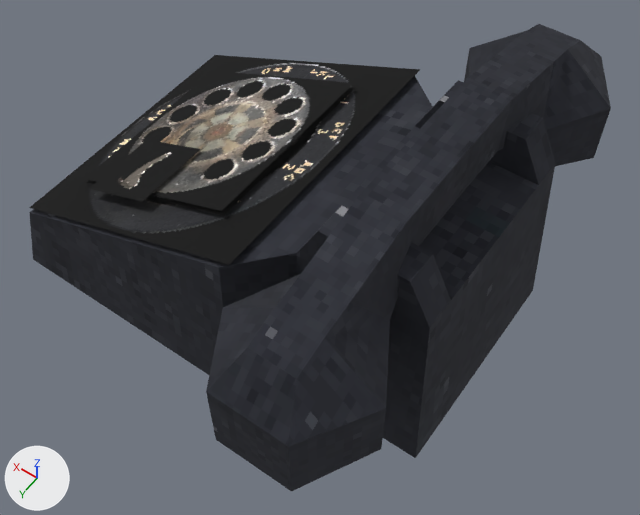
Two versions of the glTF model assets/scenes/phone/model/Phone.glb, one commit apart.
One viewpoint serves both versions: a camera (50 mm lens) standing at (-2.98, 4.31, 6.41) and looking at (-0.12, 0.3, 0.11). The lights are fixed; the arrows at lower left show +X, +Y and +Z. Where no turn or scale is listed for an object, it has been applied to the vertices.

In view in the first picture: 'Dots', 'FingerHoles', 'Handset', 'NumbersAndLetters', 'Phone', 'Stopper'.
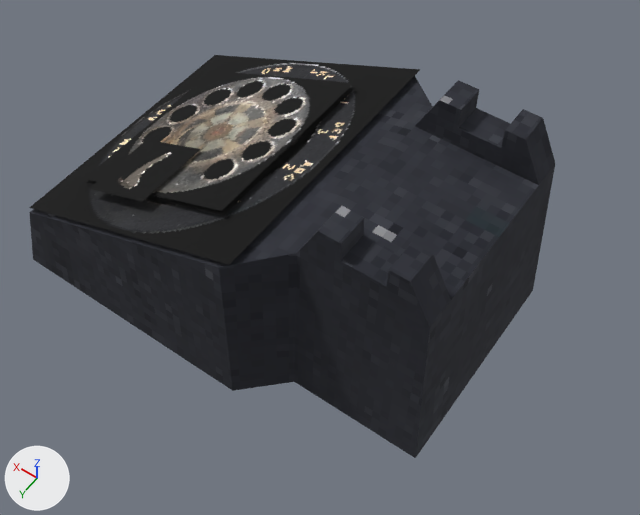
Changed parts and their boxes (x1, y1, x2, y2) in the pictures (640 x 515 px):
'Handset', deleted (black): before (206, 24, 611, 491)

What changed in the scene script:
```text
Remove ob_handset:
    ob_handset = bpy.data.objects.new('Handset', me_cube)
    ob_handset.location = (-1.9, -0.503, 1.8)
```
